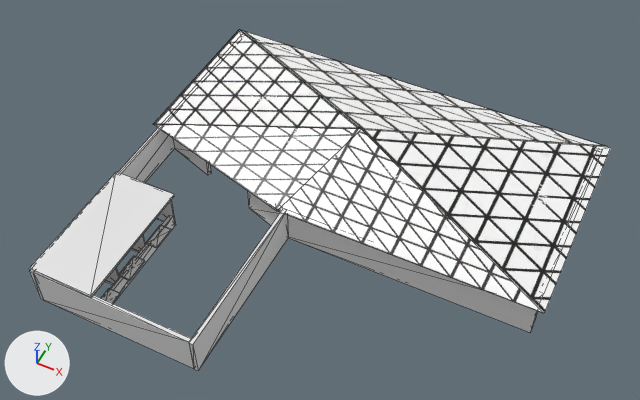
A saved change to the Blender file Blender/muros_2.blend.
Before and after are seen from a camera (50 mm lens) standing at (37.0, -165.7, 161.5) and looking at (-23.4, -44.9, 10.4). Every picture has the same lights, and +X, +Y and +Z are marked at lower left. Mesh edges are drawn as thin lines.

The scene before the commit, as lines of its bpy script (objects in view):
```python
ob_muroac_002_cube_020 = bpy.data.objects.new('muroAC.002_Cube.020', me_muroac_002_cube_020)
ob_muroac_002_cube_020.location = (0.0, 0.0, 0.0)
ob_muroac_002_cube_020.rotation_euler = (1.571, 0.0, 0.0)  # degrees (90, 0, 0)
ob_muroic_cube_002 = bpy.data.objects.new('muroIC_Cube.002', me_muroic_cube_002)
ob_muroic_cube_002.location = (0.0, 0.0, 0.0)
ob_muroic_cube_002.rotation_euler = (1.571, 0.0, 0.0)  # degrees (90, 0, 0)
ob_murop_cube_001 = bpy.data.objects.new('muroP_Cube.001', me_murop_cube_001)
ob_murop_cube_001.location = (0.0, 0.0, 0.0)
ob_murop_cube_001.rotation_euler = (1.571, 0.0, 0.0)  # degrees (90, 0, 0)
ob_techo_cube_008 = bpy.data.objects.new('techo_Cube.008', me_techo_cube_008)
ob_techo_cube_008.location = (0.0, 0.0, 0.0)
ob_techo_cube_008.rotation_euler = (1.571, 0.0, 0.0)  # degrees (90, 0, 0)
# also in view: 'muroA_Cube.003' at (-69.5, -45.5, 5.0); 'muroAC_Cube.004' at (-49.4, -89.9, 5.0); 'muroC_Cube.006' at (-49.4, -43.4, 5.0); 'techoCom_Cube.019' at (-62.0, -74.4, 10.3)
```
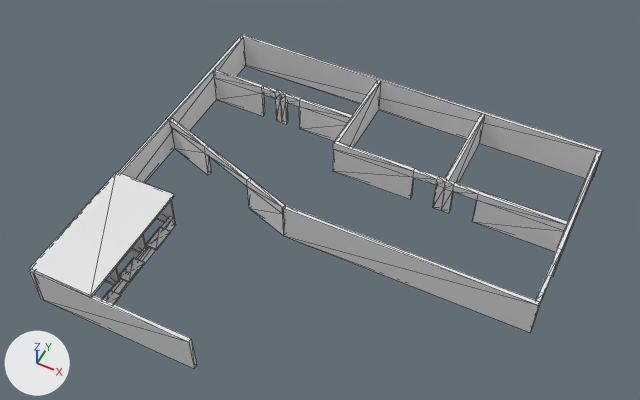
Where the newer file only moved an object's origin or applied its transform, the numbers keep the older frame.

Location of each change, [x1, y1, x2, y2] in pixels of the pictures (640 x 400 px):
```json
{"object": "techo_Cube.008", "change": "hidden", "before": [153, 29, 611, 313]}
{"object": "muroIC_Cube.002", "change": "hidden", "before": [189, 211, 288, 371]}
{"object": "muroAC.002_Cube.020", "change": "mesh moved", "before": [101, 288, 120, 303], "after": [102, 290, 121, 304]}
{"object": "muroL_Cube", "change": "unchanged, uncovered by the edit", "after": [241, 34, 602, 179]}
{"object": "tienda1_Cube.007", "change": "unchanged, uncovered by the edit", "after": [441, 180, 568, 252]}
{"object": "tienda2_Cube.009", "change": "unchanged, uncovered by the edit", "after": [333, 141, 447, 210]}
{"object": "muroC_Cube.006", "change": "unchanged, uncovered by the edit", "before": [173, 139, 280, 225], "after": [170, 118, 285, 235]}
```

Scene script edits in JSON lines:
```json
{"block": "me_muroac_002_cube_020", "where": "me_muroac_002_cube_020.from_pydata(...)  # 8 vertices, 12 faces; spans x -55.64..-52.64, y 3.61..4.01, z 83.44..89.44"}
{"block": "me_muroac_002_cube_020", "where": "# used by ob_muroac_002_cube_020; location = (0.0, 0.0, 0.0); rotation_euler = (1.571, 0.0, 0.0), in degrees (90, 0, 0)"}
{"block": "me_muroac_002_cube_020", "change": "me_muroac_002_cube_020 part 1: the whole mesh is moved by (54.14, -3.81, -86.44)"}
{"op": "add", "block": "ob_muroic_cube_002", "code": "ob_muroic_cube_002.hide_set(True)"}
{"op": "add", "block": "ob_techo_cube_008", "code": "ob_techo_cube_008.hide_set(True)"}
```
